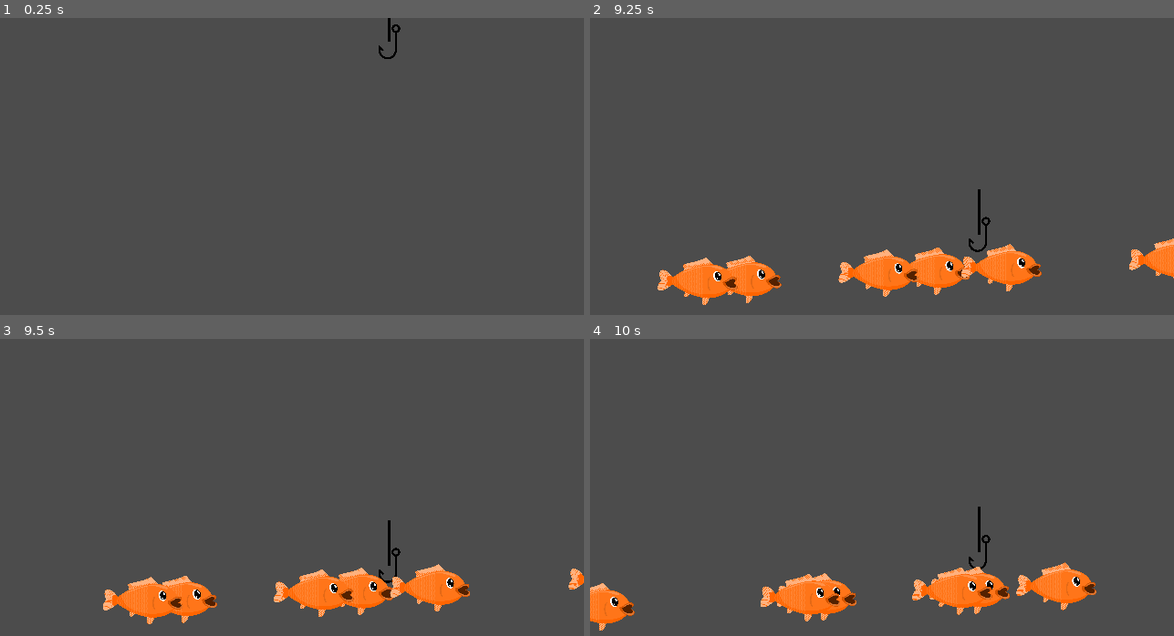
Above: before the commit, frames 1-4 (two rows, left to right).
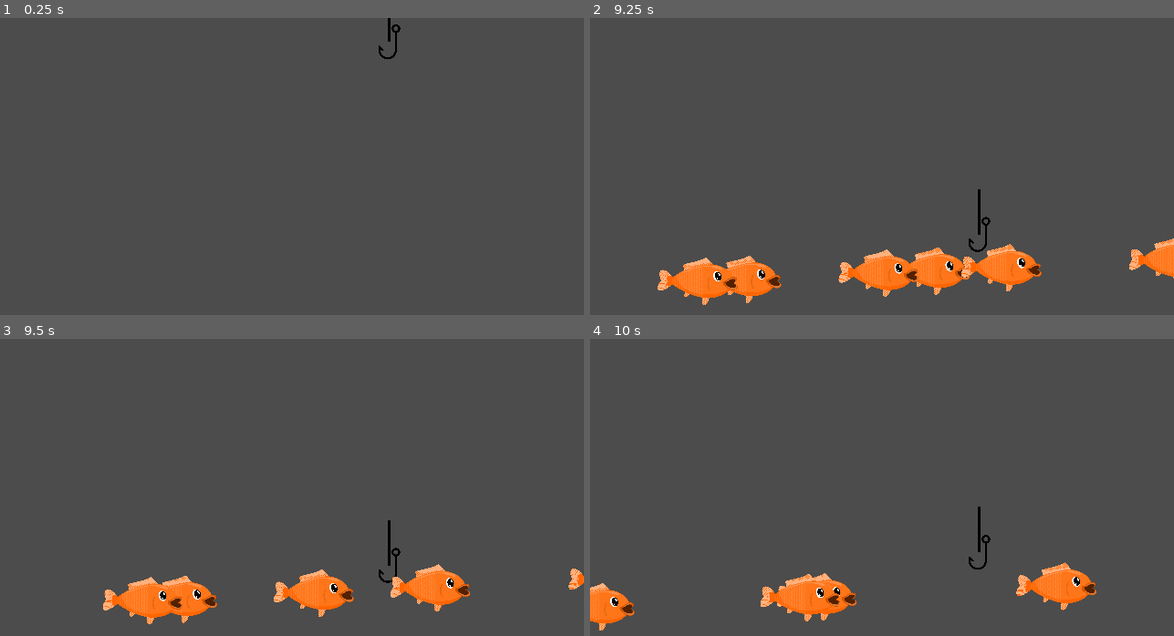
Above: after the commit, the same moments.

Repository: CSI-280-Fish-Game/Fish-Game
Game: Godot game, scene res://Main.tscn
Same seed, same stepped clock (60 frames per second), same inputs: the game is played once before the commit and once after it.
Inputs (mouse positions are in pixels of both pictures, inside the frame that each line leads up to):
- Up to frame 1 (0.25 s): no input
- Up to frame 2 (9.25 s): move the mouse to (1010, 166) at 0.52 s; tap Enter at 1.25 s; move the mouse to (765, 199) at 1.27 s; move the mouse to (940, 110) at 2.02 s; tap Space at 2.75 s; move the mouse to (852, 246) at 2.77 s; move the mouse to (1057, 231) at 3.52 s; move the mouse to (706, 133) at 4.27 s; move the mouse to (911, 181) at 5.02 s; move the mouse to (794, 101) at 5.77 s; move the mouse to (1010, 166) at 6.52 s; move the mouse to (765, 199) at 7.27 s; move the mouse to (940, 110) at 8.02 s; move the mouse to (852, 246) at 8.77 s
- Up to frame 3 (9.5 s): no input
- Up to frame 4 (10 s): move the mouse to (1057, 552) at 9.52 s

Frames 1-2 are identical in both runs. In frame 3, 0.8% of the frame differs, in the area x 57-68%, y 76-93%; in frame 4, 1.6%, in the area x 55-72%, y 76-93%.

Commit message:
collision works!
This is the newly implemented collision where the fish will be automatically caught when it touches the fish hook. Upon collision, the fish mob instance disappears. The next step will be to implement a counter (score) that increments as each fish is caught.

Diff:
--- a/Fishing Game - Godot/Mob.gd
+++ b/Fishing Game - Godot/Mob.gd
@@ -6,7 +6,10 @@
 	#var mob_types = $AnimatedSprite.get_sprite_frames().get_animation_names()
 	#$AnimatedSprite.animation = mob_types[randi() % mob_types.size()]  # randomly picks animation type
 
-
 # Destroys mob instance when it leaves screen view.
 func _on_VisibilityNotifier2D_screen_exited() -> void:
 	queue_free()
+
+func _caught():
+	print("I've been caught!")  # confirms collision
+	# Increment score in here:
--- a/Fishing Game - Godot/Mob.tscn
+++ b/Fishing Game - Godot/Mob.tscn
@@ -13,9 +13,10 @@
 
 [sub_resource type="CapsuleShape2D" id=2]
 radius = 18.0
-height = 56.0
+height = 18.0
 
 [node name="Mob" type="RigidBody2D"]
+position = Vector2( 25, -2 )
 collision_mask = 0
 gravity_scale = 0.0
 script = ExtResource( 2 )
@@ -29,6 +30,7 @@
 flip_h = true
 
 [node name="CollisionShape2D" type="CollisionShape2D" parent="."]
+position = Vector2( 33, 1 )
 rotation = -1.5708
 shape = SubResource( 2 )
 
--- a/Fishing Game - Godot/Player.gd
+++ b/Fishing Game - Godot/Player.gd
@@ -23,3 +23,9 @@
 
 	# black
 	draw_line(from, to, Color(0, 0, 0), 5)
+
+func _on_Player_body_entered(body):
+	var mobscene = preload("res://Mob.tscn")
+	var instance = mobscene.instance()
+	instance._caught()  # call function from Mob.gd script
+	body.queue_free()  # catch fish instance
--- a/Fishing Game - Godot/Player.tscn
+++ b/Fishing Game - Godot/Player.tscn
@@ -13,9 +13,10 @@
 
 [sub_resource type="CapsuleShape2D" id=2]
 radius = 30.0
+height = 0.0
 
 [node name="Player" type="Area2D"]
-position = Vector2( 315, -31 )
+position = Vector2( 319, -20 )
 scale = Vector2( 0.5, 0.5 )
 script = ExtResource( 2 )
 __meta__ = {
@@ -28,5 +29,8 @@
 flip_h = true
 
 [node name="CollisionShape2D" type="CollisionShape2D" parent="."]
+position = Vector2( -4, 22 )
 shape = SubResource( 2 )
 one_way_collision_margin = 0.0
+
+[connection signal="body_entered" from="." to="." method="_on_Player_body_entered"]
